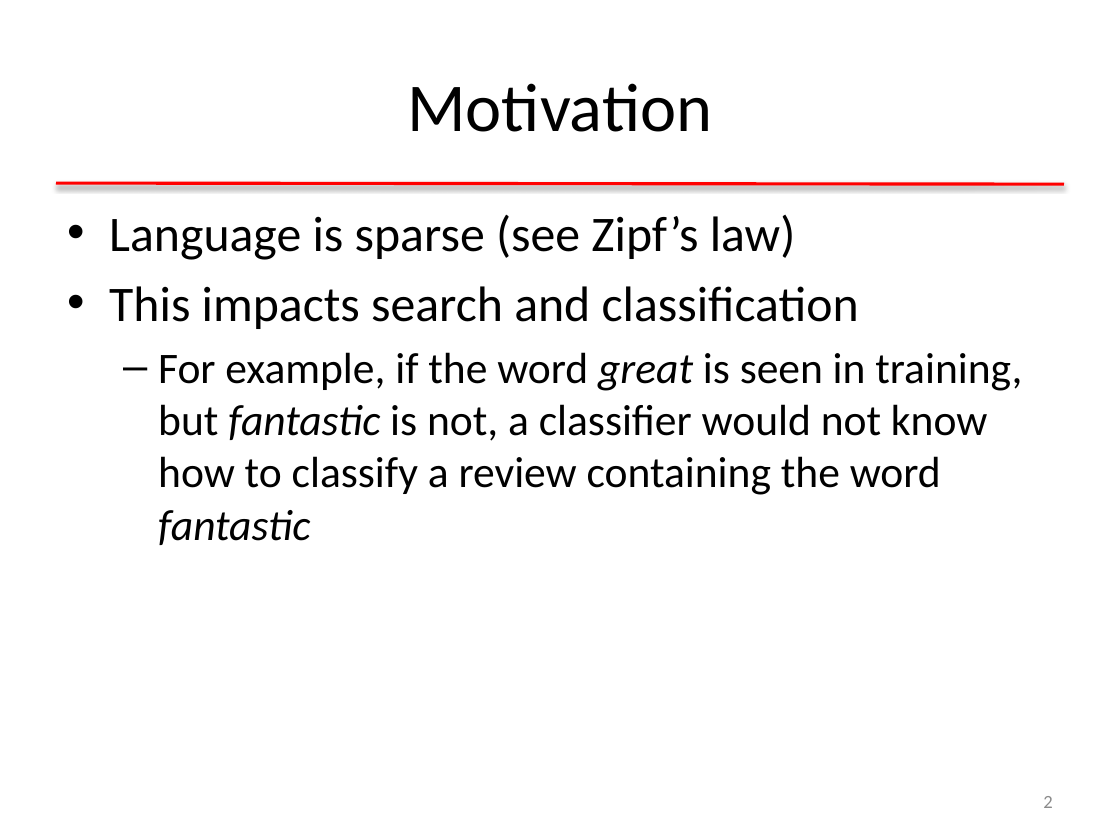
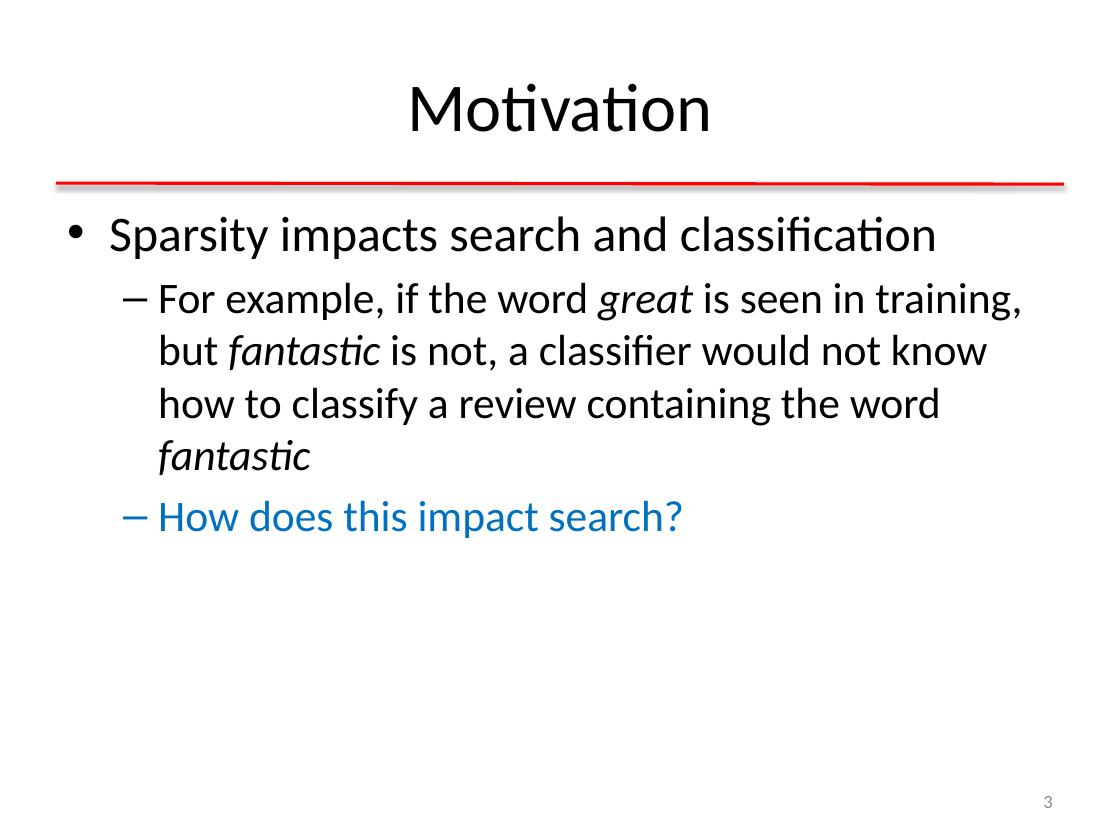
Before and after one commit to clulab/gentlenlp, a slide deck: slide 3 of docs/slides/nnintro-ch8-dist.pptx (slide 2 before the commit). Drawn at 1120x840 pixels with LibreOffice and Linux fonts; fonts in the diff are those of the drawing. Boxes give left, top, right and bottom in pixels: in the first picture for what was removed or moved away, otherwise in the second. Text is boxed around its words. In the diff, an @@ line names an element or a change of style, - is before the commit and + after.

```diff
--- a/docs/slides/nnintro-ch8-dist.pptx
+++ b/docs/slides/nnintro-ch8-dist.pptx
@@ text at [109,216,937,259]: text changed @@
-• Language is sparse (see Zipf’s law)
-• This impacts search and classification
+• Sparsity impacts search and classification
@@ text at [158,500,684,538]: paragraph added @@
+  – How does this impact search?
@@ page number at [1043,796,1052,808]: text changed @@
-2
+3
```
Also in this commit, not shown: 3 other slides changed, 18 slides added, 1 slide removed, 2 other files.
